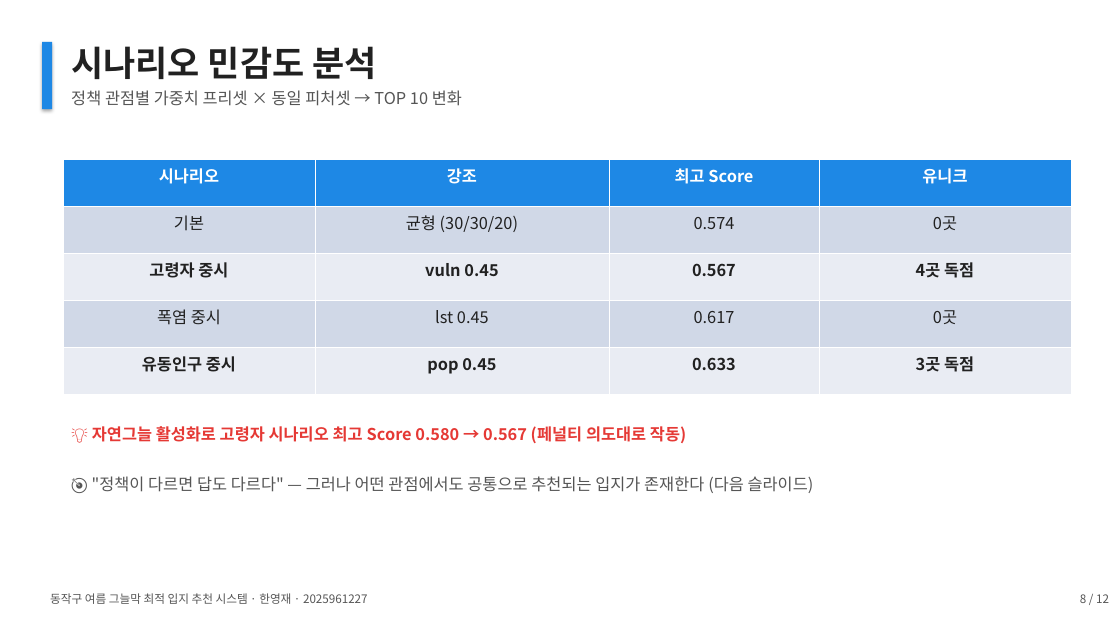
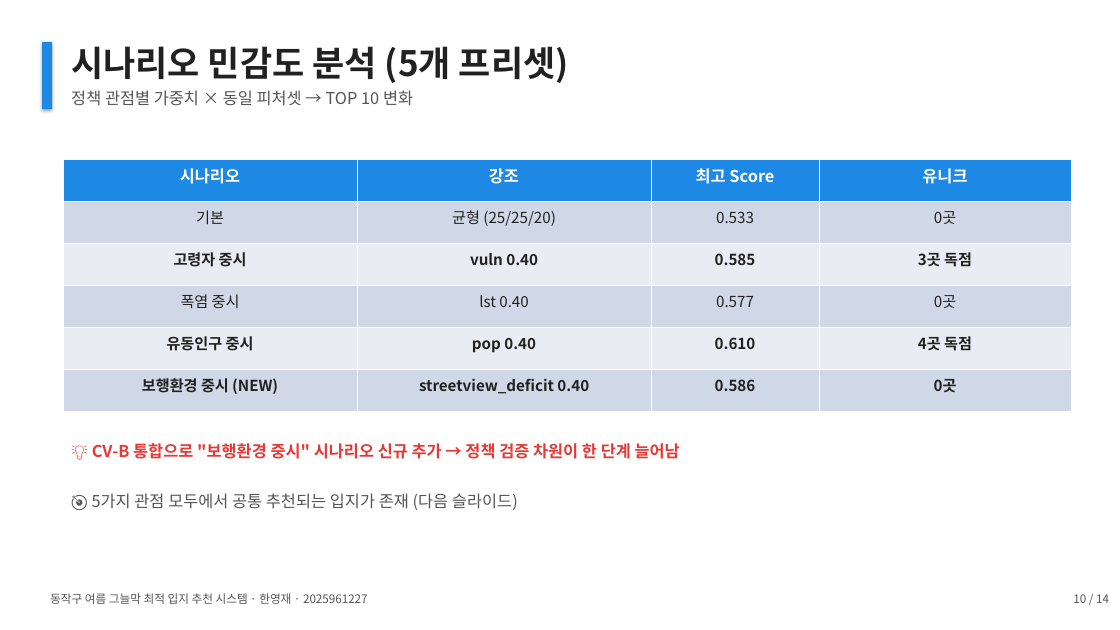
Before and after one commit to thgtot92/project_1, a slide deck: slide 10 of presentation/동작구_그늘막_최종발표.pptx (slide 8 before the commit). Drawn at 1120x630 pixels with LibreOffice and Linux fonts; fonts in the diff are those of the drawing. Boxes give left, top, right and bottom in pixels: in the first picture for what was removed or moved away, otherwise in the second. Text is boxed around its words. In the diff, an @@ line names an element or a change of style, - is before the commit and + after.

```diff
--- a/presentation/동작구_그늘막_최종발표.pptx
+++ b/presentation/동작구_그늘막_최종발표.pptx
@@ text at (71, 46, 569, 83): text changed @@
-시나리오 민감도 분석
+시나리오 민감도 분석 (5개 프리셋)
@@ text at (71, 90, 413, 106): text changed @@
-정책 관점별 가중치 프리셋 × 동일 피처셋 → TOP 10 변화
+정책 관점별 가중치 × 동일 피처셋 → TOP 10 변화
@@ table at (63, 160, 1071, 412) @@
-row 2: 기본 | 균형 (30/30/20) | 0.574 | 0곳
-row 3: 고령자 중시 | vuln 0.45 | 0.567 | 4곳 독점
-row 4: 폭염 중시 | lst 0.45 | 0.617 | 0곳
-row 5: 유동인구 중시 | pop 0.45 | 0.633 | 3곳 독점
+row 2: 기본 | 균형 (25/25/20) | 0.533 | 0곳
+row 3: 고령자 중시 | vuln 0.40 | 0.585 | 3곳 독점
+row 4: 폭염 중시 | lst 0.40 | 0.577 | 0곳
+row 5: 유동인구 중시 | pop 0.40 | 0.610 | 4곳 독점
+row 6: 보행환경 중시 (NEW) | streetview_deficit 0.40 | 0.586 | 0곳
@@ text at (92, 443, 680, 459): text changed @@
-💡 자연그늘 활성화로 고령자 시나리오 최고 Score 0.580 → 0.567 (페널티 의도대로 작동)
+💡 CV-B 통합으로 "보행환경 중시" 시나리오 신규 추가 → 정책 검증 차원이 한 단계 늘어남
@@ text at (134, 493, 518, 510): text changed @@
-🎯 "정책이 다르면 답도 다르다" — 그러나 어떤 관점에서도 공통으로 추천되는 입지가 존재한다 (다음 슬라이드)
+🎯 5가지 관점 모두에서 공통 추천되는 입지가 존재 (다음 슬라이드)
@@ text at (1073, 594, 1109, 603): text changed @@
-8 / 12
+10 / 14
```
Also in this commit, not shown: 10 other slides changed, 2 slides added, 24 other files.
